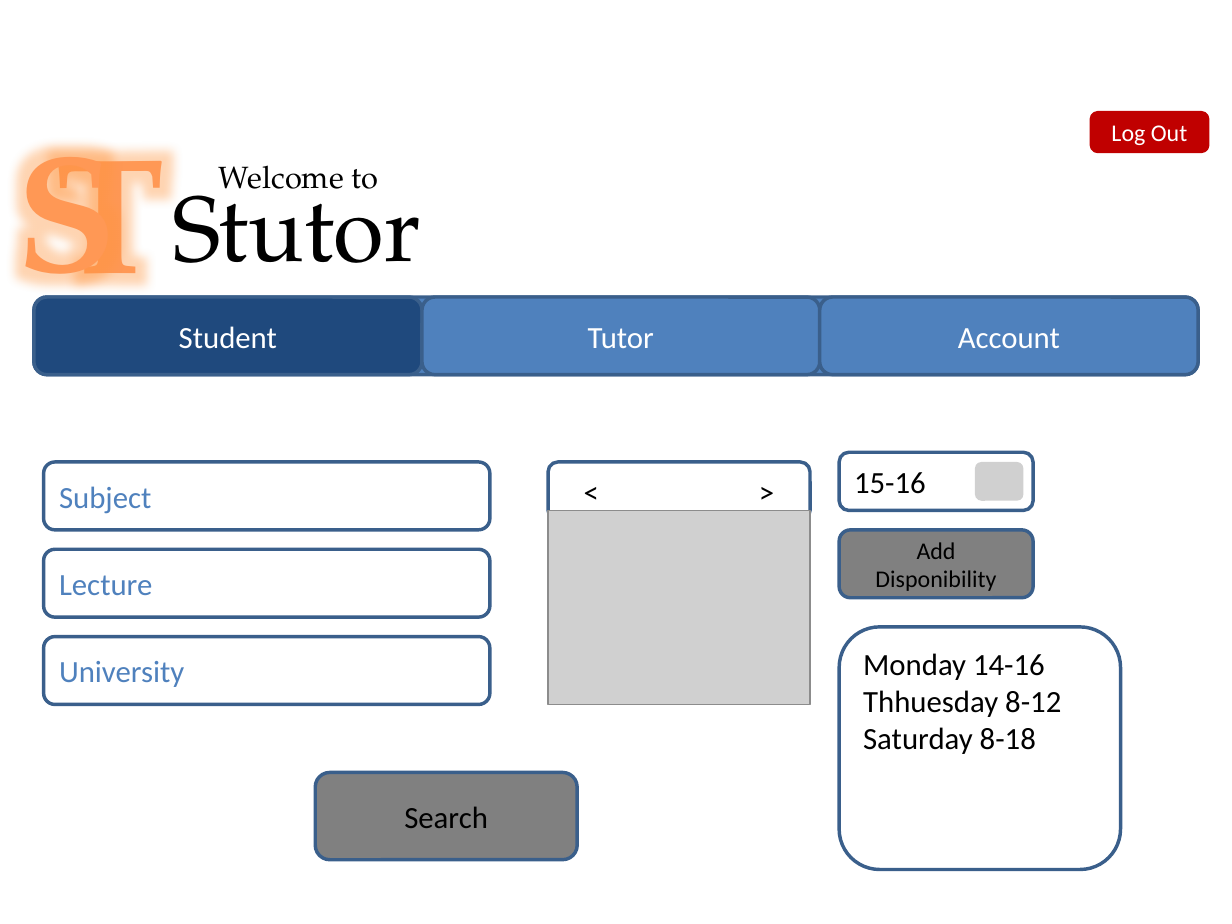
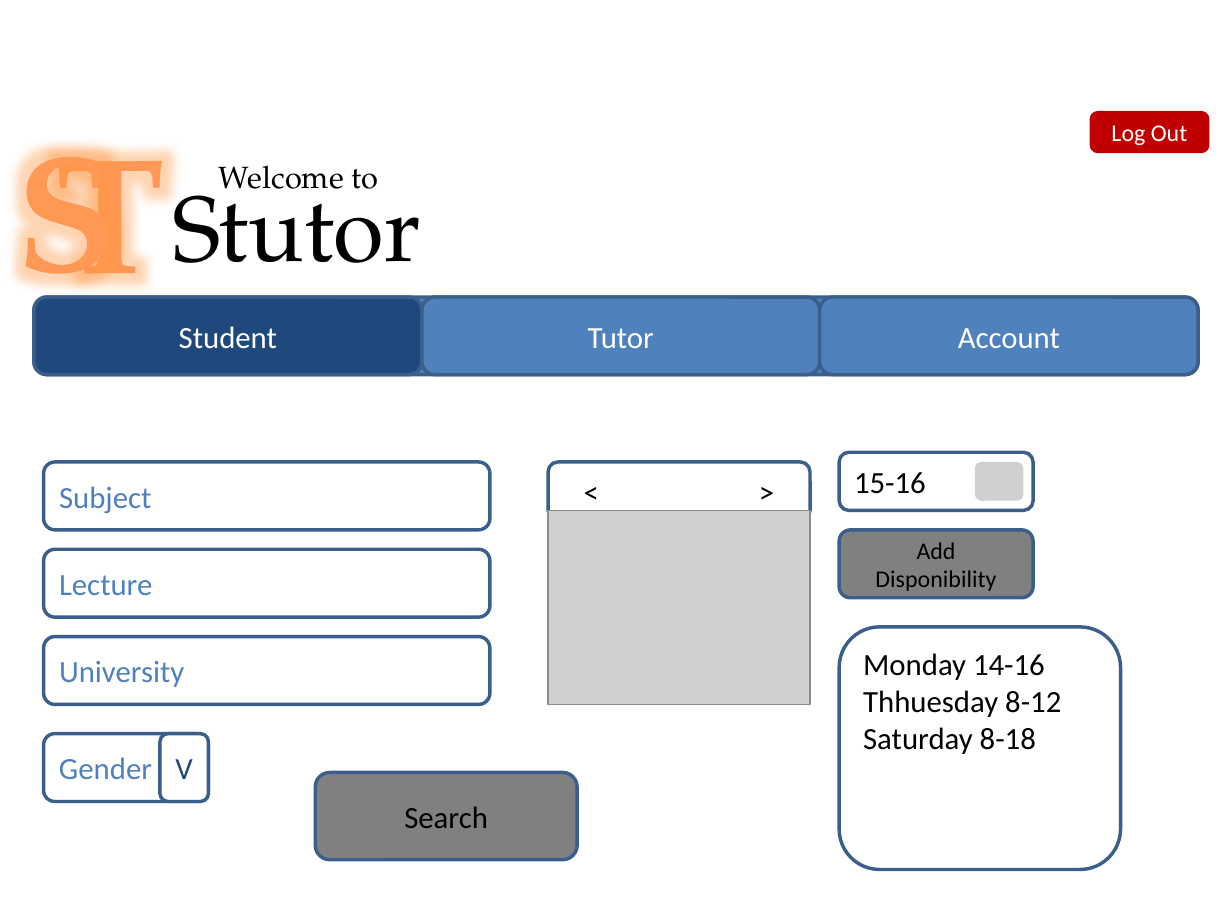
Before and after one commit to unibe-ese/ese2015-team8, a slide deck: slide 2 of Prototypes/Power Point Prototype/Einzeln/Main.pptx. Drawn at 1232x924 pixels with LibreOffice and Linux fonts; fonts in the diff are those of the drawing; grey boxes stand for pictures; background and template pictures are left out. Boxes give left, top, right and bottom in pixels: in the first picture for what was removed or moved away, otherwise in the second. Text is boxed around its words. In the diff, an @@ line names an element or a change of style, - is before the commit and + after.

Commit message:
Fixed some issues with my Prototype
Added gender of tutor in Tutor-Search and Fixed a Menu bug.

```diff
--- a/Prototypes/Power Point Prototype/Einzeln/Main.pptx
+++ b/Prototypes/Power Point Prototype/Einzeln/Main.pptx
@@ rounded rectangle added at box(43, 733, 208, 801), fill #FFFFFF, outline #3A5F8C 2 pt, 18 pt, text #4F81BD @@
+Gender
@@ rounded rectangle added at box(160, 733, 208, 801), fill #FFFFFF, outline #3A5F8C 2 pt, 18 pt, text #1F497D @@
+V
```
Also in this commit, not shown: 3 other slides changed, 1 other file.
